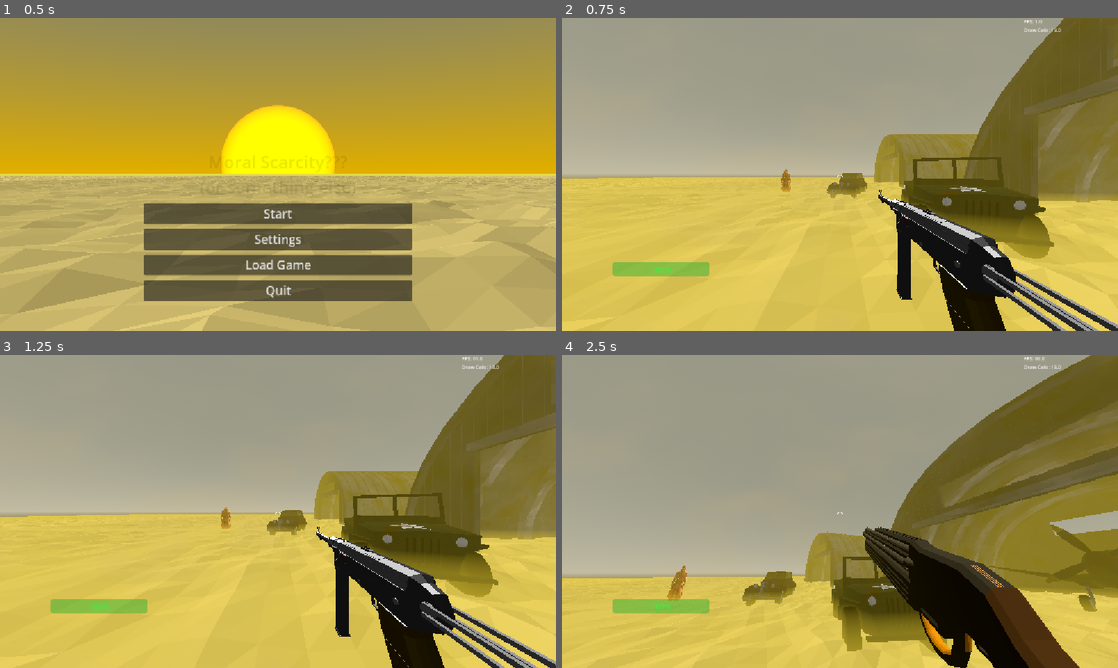
Above: before the commit, frames 1-4 (two rows, left to right).
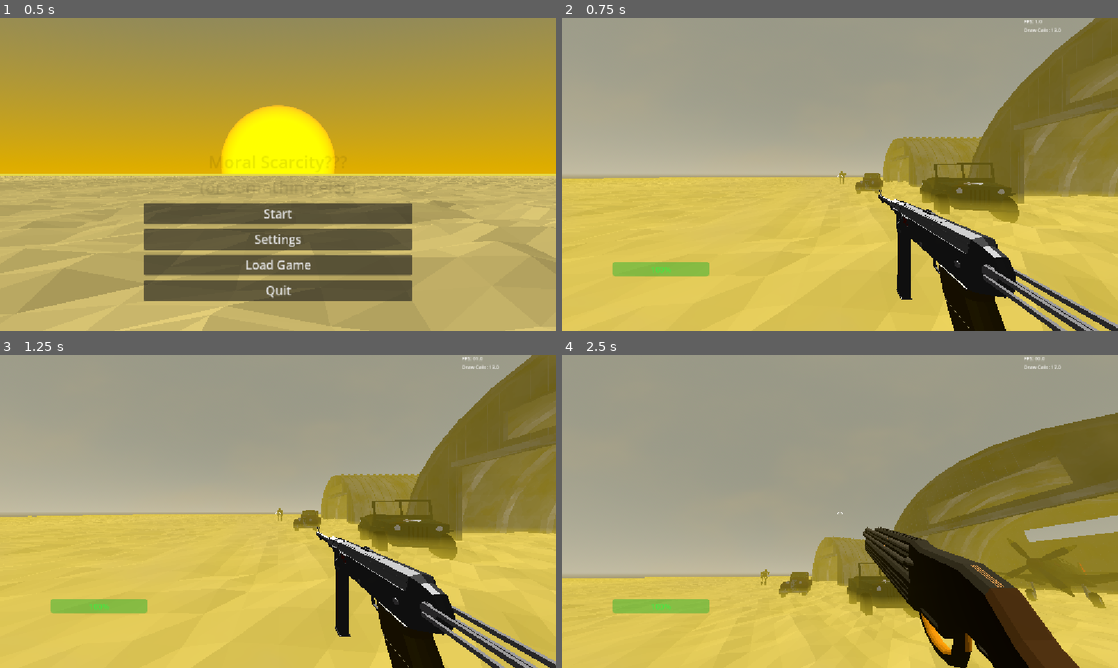
Above: after the commit, the same moments.

Repository: dinazaber/Desolate-Delivery
Game: Godot game, scene res://Scenes/MainMenu.tscn
Two runs of this game, one before a commit and one after it. Both use one fixed random seed, a clock stepped at 60 frames per second and the inputs below.
Inputs (mouse positions are in pixels of both pictures, inside the frame that each line leads up to):
- Up to frame 1 (0.5 s): no input
- Up to frame 2 (0.75 s): click "Start" at 0.5 s
- Up to frame 3 (1.25 s): no input
- Up to frame 4 (2.5 s): tap Enter at 1.25 s; move the mouse to (812, 574) at 1.27 s; tap 1 (1) at 1.35 s; click (812, 574) at 1.42 s; tap 2 (2) at 1.55, 2.1 s; move the mouse to (878, 514) at 2.02 s; tap 3 (3) at 2.3 s

Frame 1 is identical in both runs. In frame 2, 8.6% of the frame differs, in the area x 6-100%, y 0-98%; in frame 3, 8.6%; in frame 4, 15%, in the area x 14-100%, y 0-100%.

Commit message:
robot enemy [ver 0.3]
ADDITIONS:
> logic (activation, chase, aim)

BUGS:
> standing on top of the robot will sometimes send you flying (solution is to not rotate the collision box with the rig, but im too lazy rn)

RELATED TODOs:
> improve hitboxes
> add shooting
> add death animation
> add particles
> add sound cues

Diff:
--- a/Scenes/robot_dalboyob.tscn
+++ b/Scenes/robot_dalboyob.tscn
@@ -1,6 +1,10 @@
 [gd_scene format=3 uid="uid://beqguglkai1oh"]
 
+[ext_resource type="Script" uid="uid://dm2yl7b4griiw" path="res://Scripts/enemies/robot_dalboyob.gd" id="1_016ir"]
 [ext_resource type="ArrayMesh" uid="uid://cwhuegir0snfi" path="res://assets/Meshes/Enemies/robotDalboyob.mesh" id="1_grc7g"]
+
+[sub_resource type="CapsuleShape3D" id="CapsuleShape3D_dxebr"]
+height = 2.2
 
 [sub_resource type="Animation" id="Animation_d13cv"]
 length = 0.001
@@ -274,19 +278,28 @@
 bind/10/bone = -1
 bind/10/pose = Transform3D(0.3589791, 0.9333457, 9.4146e-08, 0.9333456, -0.35897905, 1.2780668e-08, 4.572519e-08, 1.1888548e-07, -1, 5.9703035, -2.2962694, 1.3876514)
 
-[node name="robotDalboyob" type="Node3D" unique_id=1610408567]
+[node name="robotDalboyob" type="CharacterBody3D" unique_id=1918605905 groups=["Enemy", "Persist"]]
+collision_layer = 3
+collision_mask = 3
+script = ExtResource("1_016ir")
+attack_start_distance = 8.0
+attack_stop_distance = 12.0
+
+[node name="CollisionEnv" type="CollisionShape3D" parent="." unique_id=716726857]
+transform = Transform3D(1, 0, 0, 0, 1, 0, 0, 0, 1, 0, 1.1041054, 0)
+shape = SubResource("CapsuleShape3D_dxebr")
 
 [node name="AnimationPlayer" type="AnimationPlayer" parent="." unique_id=1869225451]
 root_node = NodePath("../Skeleton3D")
 libraries/ = SubResource("AnimationLibrary_anr4p")
 
 [node name="Skeleton3D" type="Skeleton3D" parent="." unique_id=1654080903]
-transform = Transform3D(0.15, 0, 0, 0, 0.15, 0, 0, 0, 0.15, 0, 2.0961425, 0)
+transform = Transform3D(-6.556708e-09, 0, 0.14999999, 0, 0.14999999, 0, -0.14999999, 0, -6.556708e-09, 0, 2.0961425, 0)
 bones/0/name = "Base"
 bones/0/parent = -1
 bones/0/rest = Transform3D(1, -1.1073507e-15, 1.2441222e-07, -2.6340133e-14, 1, 2.2061725e-07, -1.2441222e-07, -2.2061725e-07, 1, 0, -5.994387, 0)
 bones/0/enabled = true
-bones/0/position = Vector3(0, -6.045452, 0)
+bones/0/position = Vector3(0, -5.994387, 0)
 bones/0/rotation = Quaternion(1.7770675e-15, 0, -0.29211685, 0.9563826)
 bones/0/scale = Vector3(0.99999976, 0.99999976, 0.99999976)
 bones/1/name = "Hand.L"
@@ -307,9 +320,9 @@
 bones/3/parent = 0
 bones/3/rest = Transform3D(1.7881395e-07, 1.0713757e-06, -1, -2.284388e-07, -0.99999994, -1.0713758e-06, -1, 2.2843896e-07, -1.788137e-07, -3.1837027e-07, 3.8220026, 2.558996)
 bones/3/enabled = true
-bones/3/position = Vector3(-3.1837027e-07, 3.822003, 2.558996)
+bones/3/position = Vector3(-3.1837027e-07, 3.8220026, 2.558996)
 bones/3/rotation = Quaternion(0.6761184, 0.20703624, -0.6761183, 0.20703624)
-bones/3/scale = Vector3(0.99999976, 0.9999988, 0.9999991)
+bones/3/scale = Vector3(1, 0.99999994, 1)
 bones/4/name = "Arm.R"
 bones/4/parent = 3
 bones/4/rest = Transform3D(3.5762787e-07, 9.511805e-07, 0.99999994, 1.0713756e-06, 0.9999999, -9.5118094e-07, -0.99999994, 1.0713759e-06, 3.5762685e-07, 1.8240688e-06, 1.834249, -1.7834623e-12)
@@ -363,3 +376,17 @@
 [node name="Robot" type="MeshInstance3D" parent="Skeleton3D" unique_id=257881901]
 mesh = ExtResource("1_grc7g")
 skin = SubResource("Skin_v6sto")
+
+[node name="NavigationAgent3D" type="NavigationAgent3D" parent="." unique_id=2120933120]
+path_max_distance = 25.01
+simplify_path = true
+debug_enabled = true
+debug_path_custom_color = Color(0, 0, 1, 1)
+debug_path_custom_point_size = 50.0
+
+[node name="RayCast3D" type="RayCast3D" parent="." unique_id=1865611157]
+transform = Transform3D(1, 0, 0, 0, 1, 0, 0, 0, 1, 0, 2.1032636, 0)
+target_position = Vector3(0, 0, -20)
+
+[node name="aimHand" type="Marker3D" parent="." unique_id=947521092]
+transform = Transform3D(1, 0, 0, 0, 1, 0, 0, 0, 1, 0.3793558, 1.7797446, 0)
--- a/Scenes/test.tscn
+++ b/Scenes/test.tscn
@@ -11,11 +11,10 @@
 [ext_resource type="Texture2D" uid="uid://dayne5ld0pqyg" path="res://assets/Textures/Shadows/JeepShadow.png" id="8_iaow0"]
 [ext_resource type="Shader" uid="uid://no1jy7cyw0an" path="res://Shaders/MainMenu.gdshader" id="10_iaow0"]
 [ext_resource type="ArrayMesh" uid="uid://q8g0hhj850vv" path="res://assets/Meshes/Architecture/Hangar1.mesh" id="11_qpfo2"]
-[ext_resource type="PackedScene" uid="uid://syntm5qccbh2" path="res://Scenes/Enemy.tscn" id="12_yb21e"]
 [ext_resource type="ArrayMesh" uid="uid://dufaqga62sfgh" path="res://assets/Meshes/Objects/Car2.mesh" id="13_mie3u"]
 [ext_resource type="ArrayMesh" uid="uid://dxoddmwgtq2gq" path="res://assets/Meshes/Objects/Car1.mesh" id="14_0qy5o"]
-[ext_resource type="PackedScene" uid="uid://da8xo7bpr7w37" path="res://Scenes/SniperTurret.tscn" id="15_0qy5o"]
 [ext_resource type="PackedScene" uid="uid://d23s0inguh17p" path="res://Scenes/RigidBody.tscn" id="16_7nf3m"]
+[ext_resource type="PackedScene" uid="uid://beqguglkai1oh" path="res://Scenes/robot_dalboyob.tscn" id="17_2ocox"]
 
 [sub_resource type="NavigationMesh" id="NavigationMesh_yb21e"]
 vertices = PackedVector3Array(-49.1, 0.5, -49.1, -49.1, 0.5, 49.000008, 49.000008, 0.5, 49.000008, 49.000008, 0.5, -49.1)
@@ -146,7 +145,7 @@
 environment = SubResource("Environment_ys1qc")
 
 [node name="Player" parent="." unique_id=1941692924 node_paths=PackedStringArray("screenEffect", "sun") instance=ExtResource("2_8od7v")]
-transform = Transform3D(0.8183203, 0, -0.57476246, 0, 1, 0, 0.57476246, 0, 0.8183203, -3.9721003, 0.59070325, -3.147481)
+transform = Transform3D(1, 0, 0, 0, 1, 0, 0, 0, 1, -6.0430093, 0.5907028, -4.9141726)
 screenEffect = NodePath("SandHaze")
 sun = NodePath("../DirectionalLight3D")
 
@@ -211,10 +210,6 @@
 go_make_colliders = null
 metadata/_custom_type_script = "uid://cfwmt6vc7y70h"
 
-[node name="Enemy" parent="." unique_id=546459934 instance=ExtResource("12_yb21e")]
-transform = Transform3D(-0.32304215, 0, 0.9463846, 0, 1, 0, -0.9463846, 0, -0.32304215, 8.692926, 0.9878535, -7.377297)
-collision_mask = 1
-
 [node name="Car2" type="MeshInstance3D" parent="." unique_id=1601625731]
 transform = Transform3D(0.65984905, 0, -0.23366481, 0, 0.7, 0, 0.23366481, 0, 0.65984905, 7.349476, 0.92282784, -2.2247424)
 mesh = ExtResource("13_mie3u")
@@ -239,5 +234,5 @@
 transform = Transform3D(-1.671231e-09, -0.038233314, -0.69895506, 0.7, -3.059797e-08, 0, -3.0552297e-08, -0.69895506, 0.038233314, -8.045181, 0.5738101, 2.8969457)
 mass = 8.0
 
-[node name="SniperTurret" parent="." unique_id=1830225406 instance=ExtResource("15_0qy5o")]
-transform = Transform3D(1, 0, 0, 0, 1, 0, 0, 0, 1, -7.8555603, 1.8013512, -6.9611273)
+[node name="robotDalboyob" parent="." unique_id=1918605905 instance=ExtResource("17_2ocox")]
+transform = Transform3D(-4.371139e-08, 0, 1, 0, 1, 0, -1, 0, -4.371139e-08, 17.462605, 9.536743e-07, -4.6002545)
--- /dev/null
+++ b/Scripts/enemies/robot_dalboyob.gd
@@ -0,0 +1,233 @@
+extends CharacterBody3D
+
+# --- Settings ---
+enum State { IDLE, CHASE, ATTACK }
+var current_state = State.IDLE
+
+@export var speed: float = 3.5
+@export var attack_start_distance: float = 8.0 # when start shooting
+@export var attack_stop_distance: float = 12.0 # when stop shooting
+@export var detection_range: float = 25.0
+@export var enemy_damage: float = 30.0
+@export var enemy_health: float = 100.0
+
+# --- Nodes ---
+@onready var animation = $AnimationPlayer
+@onready var skeleton = $Skeleton3D
+@onready var aimHand = $aimHand
+@onready var eyes = $RayCast3D
+@onready var navAgent = $NavigationAgent3D
+@onready var player = get_tree().get_first_node_in_group("Player")
+
+# --- Variables ---
+var inTransition: bool = false
+var isInAttack: bool = false
+var damagedByPlayer: bool = false
+var awake: bool = false
+var walking: bool = false
+var dead: bool = false
+var knocked: bool = false
+var walkAnimScale = 0.5 * speed
+var look_target_desired
+var look_target
+var aim_target = 0.0
+
+func save():
+	var data = {
+		"level_scene": get_tree().current_scene.scene_file_path,
+		"filename": get_scene_file_path(),
+		"parent": get_parent().get_path(),
+		"transform": global_transform,
+		"enemy_health": enemy_health,
+		"dead": dead,
+		"current_state": current_state
+	}
+	return data
+
+func _ready() -> void:
+	look_target_desired = global_position
+	look_target = look_target_desired
+
+func _physics_process(delta):
+	if !is_on_floor():
+		velocity.y -= 20 * delta
+	# Fallback if player is missing
+	if not player:
+		if get_tree().get_first_node_in_group("Player"):
+			player = get_tree().get_first_node_in_group("Player")
+		return
+
+	if !dead:
+		match current_state:
+			State.IDLE:
+				process_idle_state()
+			State.CHASE:
+				process_chase_state(delta)
+			State.ATTACK:
+				process_attack_state(delta)
+	else:
+		process_dead_state()
+
+# --- State Logic ---
+
+func process_idle_state():
+	if inTransition: return
+
+	if player.dead and awake:
+		awake = false
+		if animation.is_playing():
+			await animation.animation_finished
+		animation.play("undraw")
+		return
+
+	if walking:
+		animation.play_section("walk", 1.7, 1.8, -1, walkAnimScale)
+		walking = false
+
+	velocity.x = move_toward(velocity.x, 0.0, 3.0)
+	velocity.z = move_toward(velocity.z, 0.0, 3.0)
+
+	if (can_see_player() or damagedByPlayer) and !player.dead:
+		inTransition = true
+		if !awake:
+			awake = true
+			animation.play("alert")
+			await get_tree().create_timer(0.4).timeout
+		animation.play("draw")
+		await get_tree().create_timer(0.35).timeout
+		inTransition = false
+		current_state = State.CHASE
+
+func process_chase_state(delta):
+	if inTransition: return
+
+	if player.dead:
+		current_state = State.IDLE
+		return
+
+	navAgent.target_position = player.global_position
+
+	# Check if the path is ready
+	if navAgent.is_navigation_finished(): return
+
+	var nextPathPos = navAgent.get_next_path_position()
+
+	if !animation.is_playing():
+		if !walking:
+			animation.play_section("walk", 0.0, 1.7, -1, walkAnimScale)
+			walking = true
+		else:
+			animation.play_section("walk", 0.1, 1.7, -1, walkAnimScale)
+
+	# Rotate to look at player (Y-axis only)
+	look_target_desired = nextPathPos
+	look_target_desired.y = global_position.y
+	look_target = lerp(look_target, look_target_desired, delta * 3.5)
+	look_at(look_target, Vector3.UP)
+
+	# Move toward player
+	var dir = (nextPathPos - global_position).normalized()
+	velocity.x = move_toward(velocity.x, dir.x * speed, 3.0)
+	velocity.z = move_toward(velocity.z, dir.z * speed, 3.0)
+	move_and_slide()
+
+	# Check transitions
+	var dist = global_position.distance_to(player.global_position)
+	if dist <= attack_start_distance:
+		current_state = State.ATTACK
+	elif !can_see_player() and dist > detection_range and !damagedByPlayer:
+		inTransition = true
+		animation.play("undraw")
+		await get_tree().create_timer(0.35).timeout
+		inTransition = false
+		current_state = State.IDLE
+
+func process_attack_state(delta):
+	if player.dead:
+		current_state = State.IDLE
+		return
+
+	# Stop movement during shooting
+	if walking:
+		animation.play_section("walk", 1.7, 1.8, -1, walkAnimScale)
+		walking = false
+
+	velocity.x = move_toward(velocity.x, 0.0, 3.0)
+	velocity.z = move_toward(velocity.z, 0.0, 3.0)
+
+	# Look at player
+	look_target_desired = player.global_position
+	look_target_desired.y = global_position.y
+	look_target = lerp(look_target, look_target_desired, delta * 3.5)
+	look_at(look_target, Vector3.UP)
+	aim(delta)
+
+	# Decide: Player forever-napping or keep attaking?
+	if !isInAttack:
+		isInAttack = true
+		attack()
+
+
+	# Decide: Chase again or keep attacking?
+	if player.dead == true:
+		current_state = State.IDLE
+
+	if global_position.distance_to(player.global_position) > attack_stop_distance:
+		current_state = State.CHASE
+
+
+func process_dead_state(): # gotta make death anim   Zzzzz
+	queue_free()
+
+func aim(delta):
+	var hand_bone = skeleton.find_bone("Hand.R")
+	aimHand.look_at(player.global_position, Vector3.UP, true)
+	aim_target = lerp_angle(aim_target, aimHand.rotation.x, delta * 3.0)
+
+	var new_rotation = Quaternion.from_euler(Vector3(aim_target + PI/2, deg_to_rad(90), 0))
+	skeleton.set_bone_pose_rotation(hand_bone, new_rotation)
+
+
+func attack():
+	isInAttack = false
+	pass
+
+func hit(recieved_damage, type):
+	if type == "player":
+		damagedByPlayer = true
+	enemy_health -= recieved_damage
+	checkLifeLine()
+
+func get_pounded(recieved_damage):
+	enemy_health -= recieved_damage
+	# Push away
+	var push_dir = global_position - player.global_position
+	knockBack(push_dir, 15, 0.05)
+
+	checkLifeLine()
+
+func knockBack(direction, force, time):
+	print("DEBUG")
+	knocked = true
+	velocity += direction * force
+	await get_tree().create_timer(time).timeout
+	knocked = false
+
+func checkLifeLine():
+	if enemy_health <= 0 and dead == false:
+		dead = true
+
+
+# --- Helpers ---
+
+func can_see_player() -> bool:
+	var dist = global_position.distance_to(player.global_position)
+	if dist > detection_range: return false
+
+	# Point the RayCast eyes at the player
+	eyes.look_at(player.global_position) # Look at chest/head
+	eyes.force_raycast_update()
+
+	if eyes.is_colliding():
+		return eyes.get_collider().is_in_group("Player")
+	return false
Not shown, added: Scripts/enemies/robot_dalboyob.gd.uid
